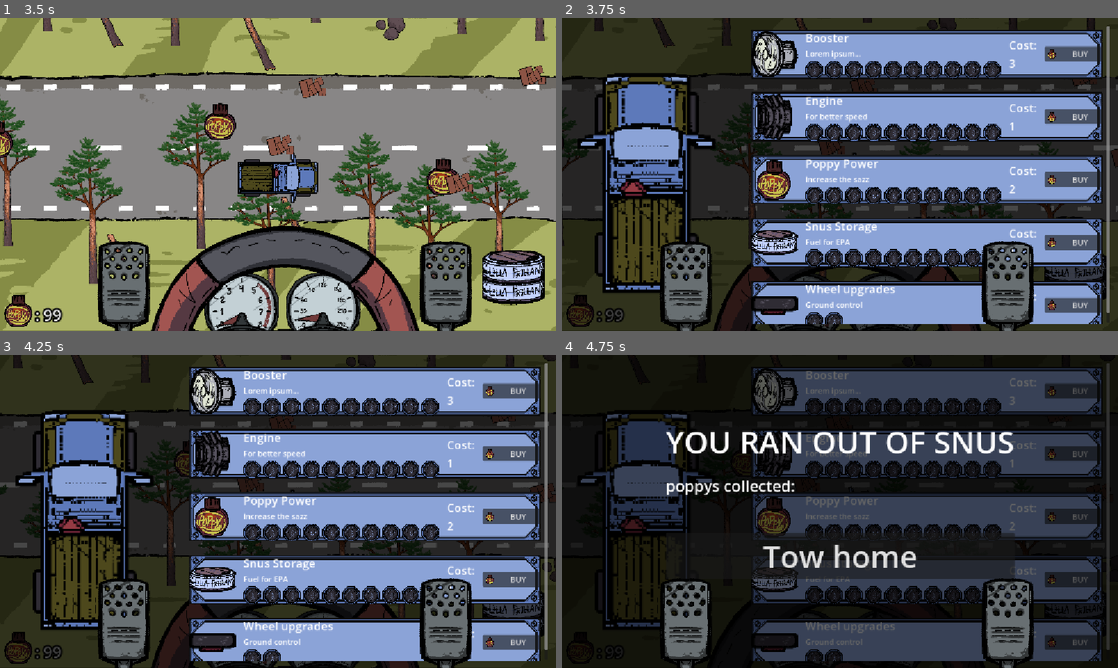
Above: before the commit, frames 1-4 (two rows, left to right).
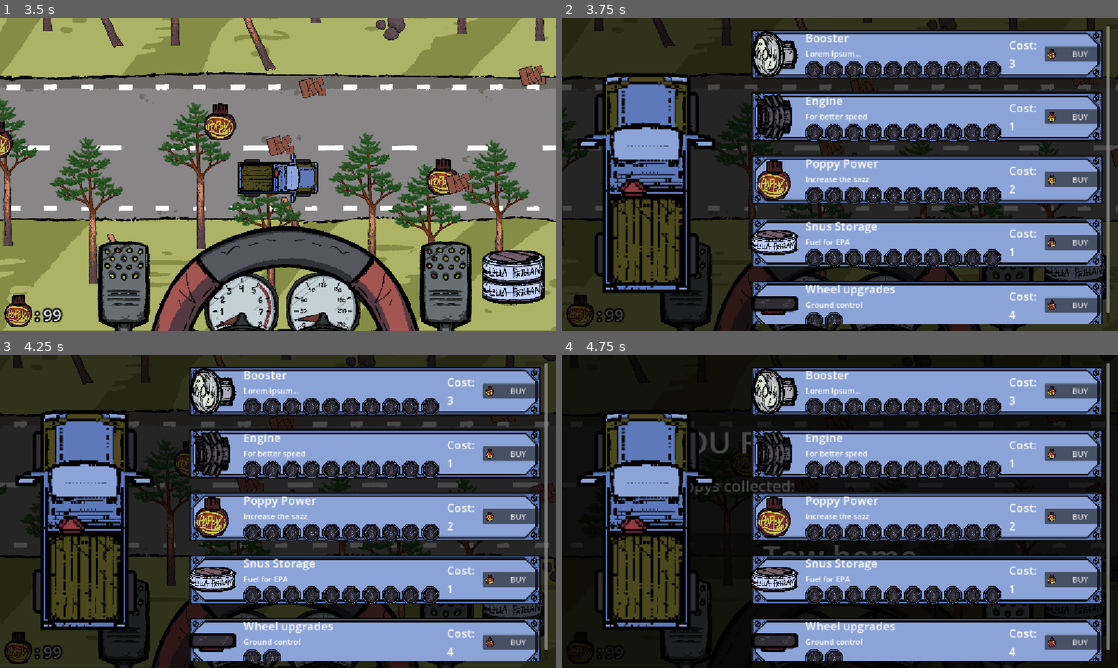
Above: after the commit, the same moments.

Repository: midenfors/project-epa
Game: Godot game, scene res://Scenes/UI/settings.tscn
Two runs of this game, one before a commit and one after it. Both use one fixed random seed, a clock stepped at 60 frames per second and the inputs below. This scene is started directly instead of the project's main scene. The engine's default icon, where the game draws it, is replaced by a stand-in: a white triangle on a blue panel in a dark square.
Inputs (mouse positions are in pixels of both pictures, inside the frame that each line leads up to):
- Up to frame 1 (3.5 s): tap Enter at 0.5 s; hold F (Upgrades) 0.53-1.25 s; hold Space (Boost) 0.53-1.25 s; click "Back" at 1.25 s; click "PLAY" at 2 s; click (444, 296) at 2.75 s
- Up to frame 2 (3.75 s): hold F (Upgrades) from 3.53 s (still down); tap Space (Boost) at 3.6 s
- Up to frame 3 (4.25 s): keep holding F (Upgrades)
- Up to frame 4 (4.75 s): release F (Upgrades) at 4.28 s; hold W (Turn Left) from 4.28 s (still down); hold Shift (Break) from 4.28 s (still down); tap Space (Boost) at 4.55 s

Frame 1 is identical in both runs. In frame 2, 4.1% of the frame differs, in the area x 17-85%, y 71-100%; in frame 3, 4.1%; in frame 4, 51%, in the area x 3-99%, y 2-100%.

Commit message:
fixed pedals in front of upgrades. and added poppy sound

Diff:
--- a/Scenes/UI/hud.tscn
+++ b/Scenes/UI/hud.tscn
@@ -157,6 +157,7 @@
 
 [node name="UpgradeMenu" type="Control" parent="Dashboard" unique_id=1791634231]
 visible = false
+z_index = 5
 layout_mode = 1
 anchors_preset = 15
 anchor_right = 1.0
--- a/Scripts/audio_manager.gd
+++ b/Scripts/audio_manager.gd
@@ -37,7 +37,7 @@
 	player.stream = _stream
 	player.autoplay = true
 	player.play()
-	player.finished.connect.bind(sfx_finished)
+	player.finished.connect(sfx_finished.bind(player))
 
 func sfx_finished(streamPlayer):
 	streamPlayer.queue_free()
--- a/Scripts/car.gd
+++ b/Scripts/car.gd
@@ -160,3 +160,7 @@
 			speedometer.set_arrow_to_zero()
 
 		move_and_slide()
+
+
+func play_poppy_audio():
+	audio_manager.play_sfx(audio_manager.POPPY_BOTTLE)
--- a/Scripts/poppy.gd
+++ b/Scripts/poppy.gd
@@ -1,7 +1,11 @@
 extends Area2D
 
+func _ready() -> void:
+	pass
+
 func _on_body_entered(body: Node2D) -> void:
-	if body.is_in_group("Player"):
+		if body.is_in_group("Player"):
+			body.audio_manager.play_sfx(body.audio_manager.POPPY_BOTTLE)
 		# +1 extra poppy per Poppy Power level
 		Global.increase_poppy(1 + Global.poppy_power_upgrades)
 		queue_free()
